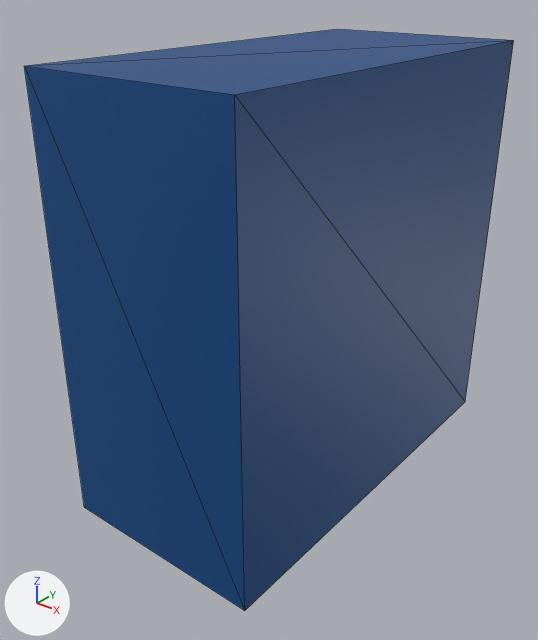
What one commit did to the glTF model gauntlet/level_assets/exported/wall.glb.
Camera for both pictures: a 50 mm camera at (1.94, -2.64, 2.35) aimed at (-0.05, -0.16, 0.81). The axes (+X, +Y, +Z) are drawn at lower left. The lights are the same throughout. Mesh edges are drawn as thin lines. Vertices at the same position are counted once.

Objects in the first picture: 'Wall'.
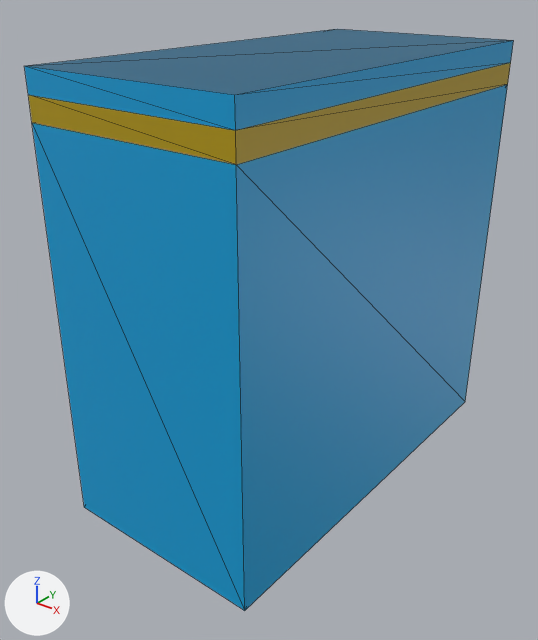
Pixel boxes (x1, y1, x2, y2) of what changed, in the pictures (538 x 640 px):
'Wall', reshaped, rescaled
    both: (24, 29, 514, 611)
part 1 of me_cube_003, added
    after: (24, 29, 514, 165)
part 2 of me_cube_003, recoloured
    both: (32, 84, 508, 611)

Edits to the bpy script that builds the scene:
```text
Add mat_defaultmaterial:
    mat_defaultmaterial = bpy.data.materials.new('DefaultMaterial')
    mat_defaultmaterial.use_nodes = True; mat_defaultmaterial.node_tree.nodes.clear()
    _N = mat_defaultmaterial.node_tree.nodes; _L = mat_defaultmaterial.node_tree.links
    n0 = _N.new('ShaderNodeOutputMaterial'); n0.name = 'Material Output'
    n1 = _N.new('ShaderNodeBsdfPrincipled'); n1.name = 'Principled BSDF'
    n2 = _N.new('ShaderNodeVertexColor'); n2.name = 'Color Attribute'
    _L.new(n1.outputs[0], n0.inputs[0])  # 'BSDF' to 'Surface'
    _L.new(n2.outputs[0], n1.inputs[0])  # 'Color' to 'Base Color'
Change me_cube_003:
    used by ob_wall; location = (0.0, 0.0, 0.0); scale = (0.5, 1.0, 1.0)
    remove me_cube_003.from_pydata(...)  # 8 vertices, 12 faces; spans x -1.0..1.0, y -1.0..1.0, z 0.0..2.0
    add me_cube_003.from_pydata(...)  # 16 vertices, 36 faces; spans x -1.0..1.0, y -1.0..1.0, z 0.0..2.22
    me_cube_003 part 1
    8 vertices are added at x -1.0..1.0, y -1.0..1.0, z 2.11..2.22
    24 new faces join them
    me_cube_003 part 2: 12 faces spanning x -1.0..1.0, y -1.0..1.0, z 0.0..2.0 switch from mat_material_001 (blue #004885) to mat_defaultmaterial
Change ob_wall:
    ob_wall.scale: (0.5, 1.0, 1.0) -> (0.5, 1.0, 0.9)
```
